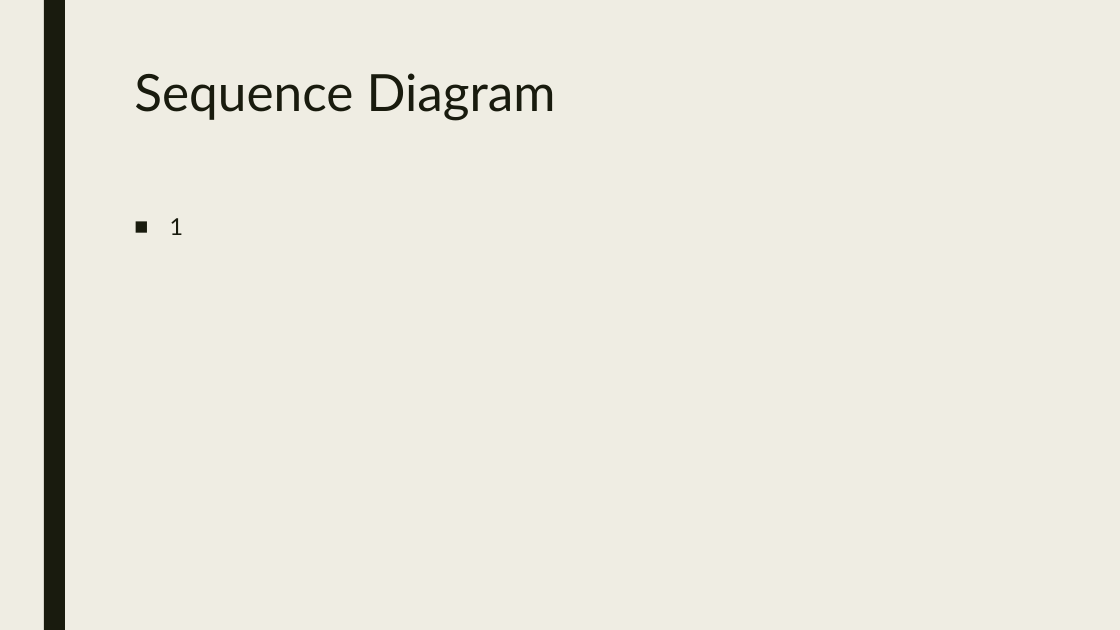
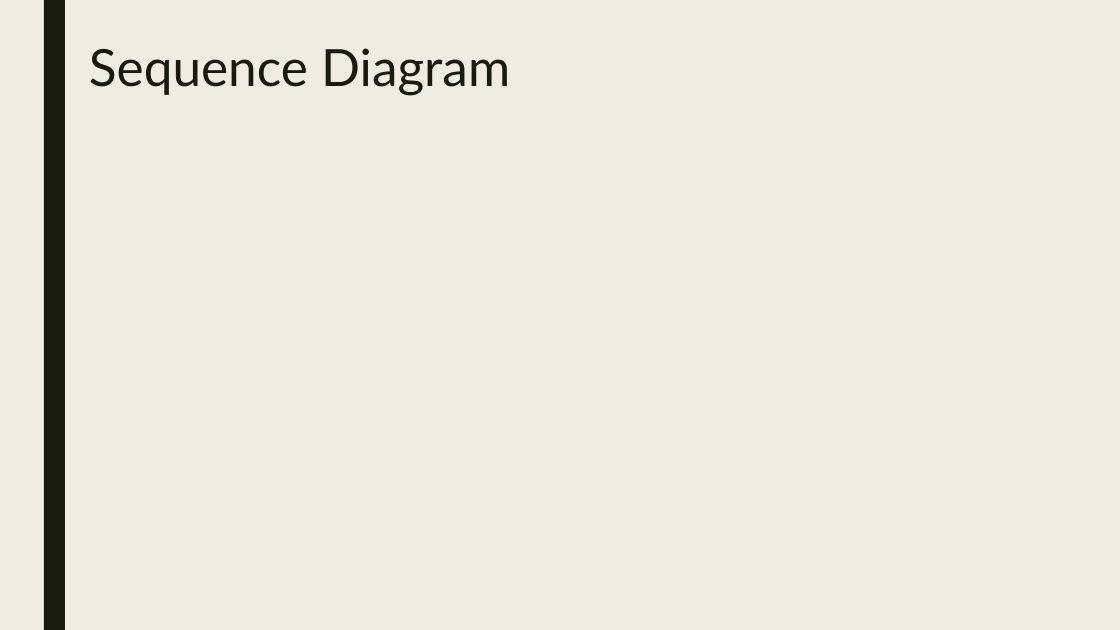
Before and after one commit to LuuHoa/MPP_Project, a slide deck: slide 6 of docs/G1_Presentation.pptx (slide 4 before the commit). Drawn at 1120x630 pixels with LibreOffice and Linux fonts; fonts in the diff are those of the drawing; background and template pictures are left out. Boxes give left, top, right and bottom in pixels: in the first picture for what was removed or moved away, otherwise in the second. Text is boxed around its words. In the diff, an @@ line names an element or a change of style, - is before the commit and + after.

```diff
--- a/docs/G1_Presentation.pptx
+++ b/docs/G1_Presentation.pptx
@@ title "Sequence Diagram": place and size @@
-title "Sequence Diagram" at [134,73,556,120]
+title "Sequence Diagram" at [89,48,510,96]
@@ text removed at [170,218,184,235] @@
-■ 1
```
Also in this commit, not shown: 3 other slides changed, 2 slides added, 2 slides removed.
